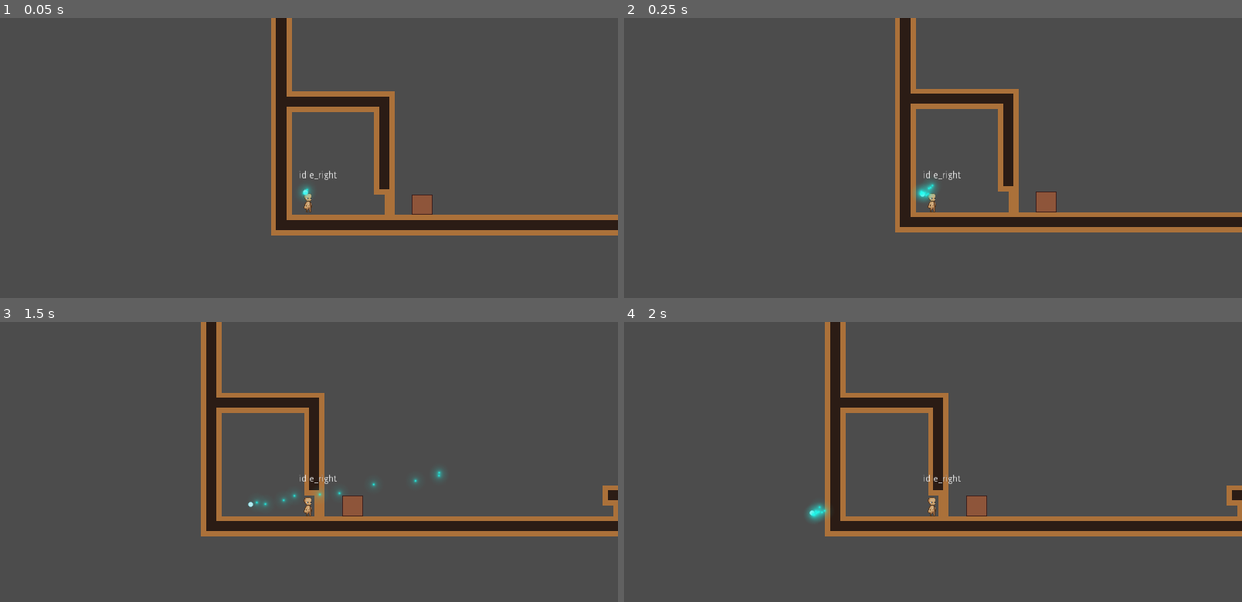
Above: before the commit, frames 1-4 (two rows, left to right).
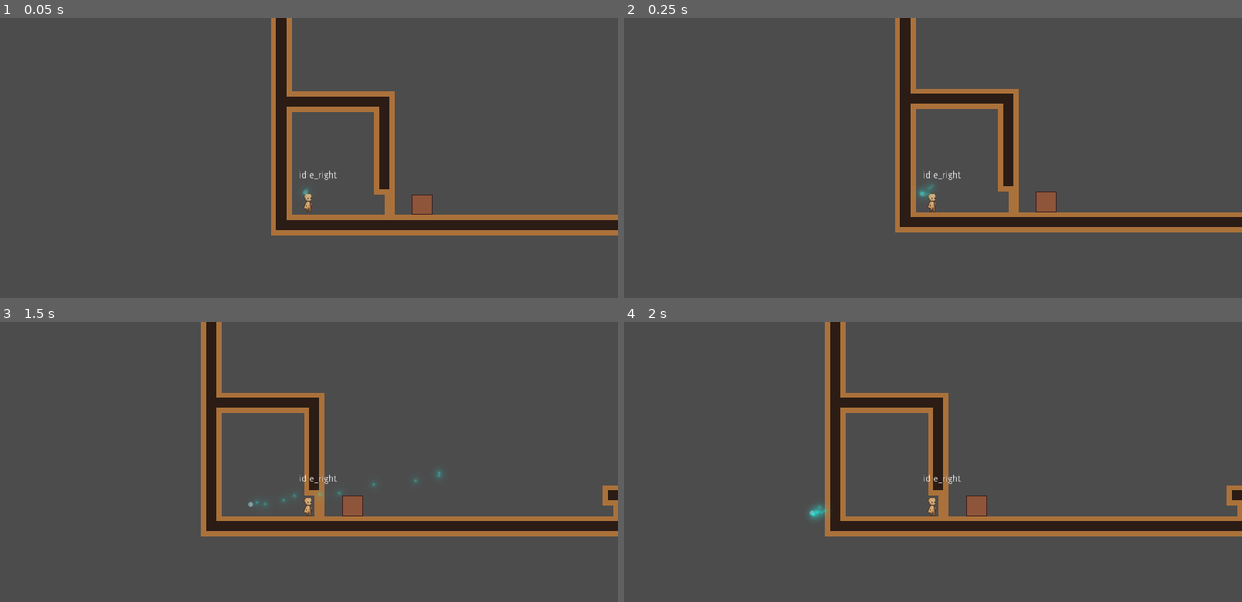
Above: after the commit, the same moments.

Repository: Sleeping-Robot-Games/tiny-human
Game: Godot game, scene res://levels/demo/home.tscn
Same seed, same stepped clock (60 frames per second), same inputs: the game is played once before the commit and once after it.
Inputs (mouse positions are in pixels of both pictures, inside the frame that each line leads up to):
- Up to frame 1 (0.05 s): no input
- Up to frame 2 (0.25 s): no input
- Up to frame 3 (1.5 s): tap Enter at 0.5 s; move the mouse to (444, 478) at 0.52 s; hold Right (move_right) 0.53-1.28 s; tap Space (jump) at 0.77 s; move the mouse to (185, 512) at 1.27 s; hold Down (move_down) from 1.28 s (still down)
- Up to frame 4 (2 s): keep holding Down (move_down); tap Space (jump) at 1.52 s

The runs differ from the first frame. In frame 1, less than 0.1% of the frame differs, in the area x 48-51%, y 60-65%; in frame 2, 0.2%, in the area x 47-51%, y 58-66%; in frame 3, less than 0.1%; in frame 4, 0.1%.

Commit message:
Make wisp translucent (more so when idling)

Diff:
--- a/characters/wisp/wisp.gd
+++ b/characters/wisp/wisp.gd
@@ -26,12 +26,14 @@
 
 	# move towards player if mouse is idle, otherwise move towards mouse
 	if is_idle:
+		modulate.a = 0.25
 		var player_node = get_parent()
 		var player_pos = player_node.global_position
 		var behind_player = 20 if player_node.facing < 0 else -20
 		var idle_pos = Vector2(player_pos.x + behind_player, player_pos.y + 5)
 		global_position += (idle_pos - global_position) / follow_speed
 	else:
+		modulate.a = 0.5
 		global_position += (get_global_mouse_position() - global_position) / follow_speed
 
 	# setup current mouse position as next frame's previous mouse position
